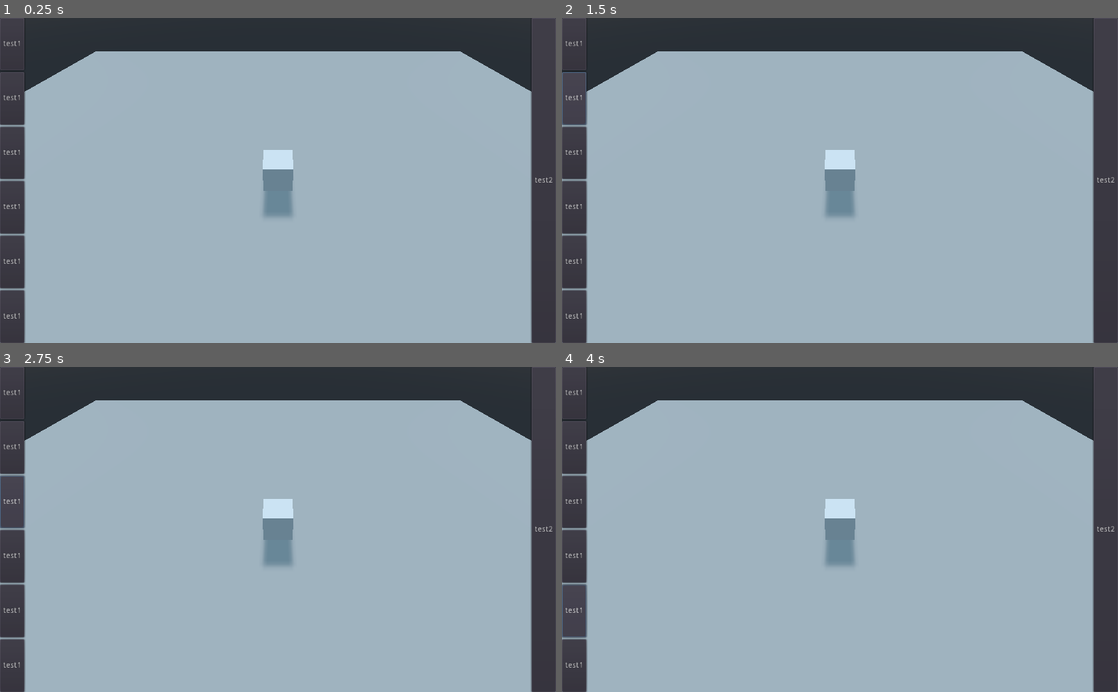
Above: before the commit, frames 1-4 (two rows, left to right).
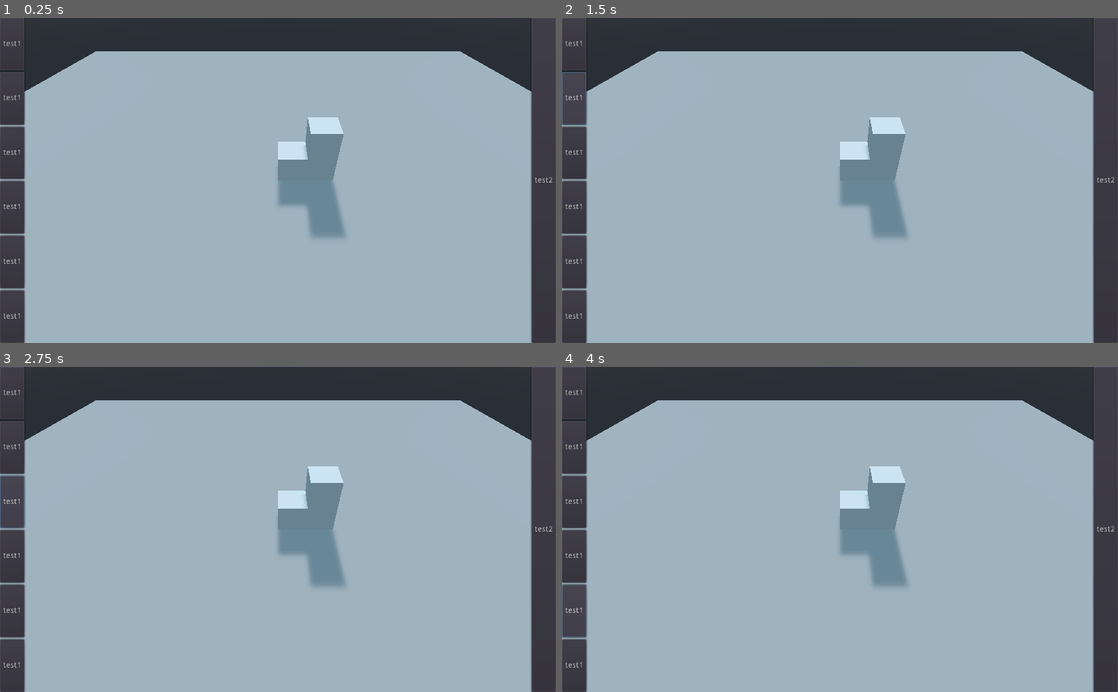
Above: after the commit, the same moments.

Repository: ljhs-games/godoxel
Game: Godot game, scene res://Main.tscn
The game is run twice, just before and just after one commit, with the same random seed, the same clock (stepped at 60 frames per second) and the same inputs.
Inputs:
- Up to frame 1 (0.25 s): no input
- Up to frame 2 (1.5 s): click "test1" at 0.5 s; click "test1" at 1.25 s
- Up to frame 3 (2.75 s): click "test1" at 2 s
- Up to frame 4 (4 s): click "test1" at 2.75 s; click "test1" at 3.5 s

The runs differ from the first frame. In frame 1, 3.4% of the frame differs, in the area x 47-62%, y 30-68%; in frame 2, 3.4%; in frame 3, 3.4%; in frame 4, 3.4%.

Commit message:
Add basic voxel mesh generation

Diff:
--- a/src/Main.tscn
+++ b/src/Main.tscn
@@ -1,8 +1,9 @@
-[gd_scene load_steps=9 format=2]
+[gd_scene load_steps=10 format=2]
 
 [ext_resource path="res://camera/CameraController.gd" type="Script" id=1]
 [ext_resource path="res://camera/StateNormal.gd" type="Script" id=2]
 [ext_resource path="res://FadingPlane.gd" type="Script" id=3]
+[ext_resource path="res://Voxels.gd" type="Script" id=4]
 
 [sub_resource type="Shader" id=1]
 code = "shader_type spatial;
@@ -77,6 +78,7 @@
 [node name="Main" type="Spatial"]
 
 [node name="GUI" type="CanvasLayer" parent="."]
+editor/display_folded = true
 
 [node name="HSplitContainer" type="HSplitContainer" parent="GUI"]
 anchor_right = 1.0
@@ -167,10 +169,10 @@
 
 [node name="FadeTween" type="Tween" parent="FadingPlane"]
 
-[node name="Cube" type="MeshInstance" parent="."]
-transform = Transform( 1, 0, 0, 0, 1, 0, 0, 0, 1, 0, 0.5, 0 )
+[node name="Voxels" type="MeshInstance" parent="."]
 mesh = SubResource( 4 )
 material/0 = SubResource( 5 )
+script = ExtResource( 4 )
 
 [node name="DirectionalLight" type="DirectionalLight" parent="."]
 transform = Transform( 1, 0, 0, 0, -0.766044, 0.642788, 0, -0.642788, -0.766044, 0, 11, -17 )
--- /dev/null
+++ b/src/Voxels.gd
@@ -0,0 +1,70 @@
+extends MeshInstance
+
+const default_color = Color(0.8, 0.8, 0.8)
+export (Material) var material = SpatialMaterial.new()
+
+class Quad:
+	var vertices: PoolVector3Array
+
+	func _init(vertices: Array):
+		self.vertices = PoolVector3Array(vertices)
+
+	func add_vertices(st: SurfaceTool):
+		assert( vertices.size() == 4 )
+		st.add_vertex(vertices[0])
+		st.add_vertex(vertices[1])
+		st.add_vertex(vertices[2])
+		st.add_vertex(vertices[3])
+		st.add_vertex(vertices[0])
+		st.add_vertex(vertices[2])
+
+class Voxel:
+	var color: Color
+	var position: Vector3
+
+	func _init(color = default_color, position = Vector3()):
+		self.color = color
+		self.position = position
+
+	func get_vertices() -> PoolVector3Array:
+		var to_return = []
+		to_return.append(Vector3(self.position.x, self.position.y, self.position.z))
+		to_return.append(Vector3(self.position.x + 1, self.position.y, self.position.z))
+		to_return.append(Vector3(self.position.x + 1, self.position.y, self.position.z - 1))
+		to_return.append(Vector3(self.position.x, self.position.y, self.position.z - 1))
+
+		to_return.append(Vector3(self.position.x, self.position.y + 1, self.position.z))
+		to_return.append(Vector3(self.position.x + 1, self.position.y + 1, self.position.z))
+		to_return.append(Vector3(self.position.x + 1, self.position.y + 1, self.position.z - 1))
+		to_return.append(Vector3(self.position.x, self.position.y + 1, self.position.z - 1))
+		return PoolVector3Array(to_return)
+
+	func add_vertices(st: SurfaceTool):
+		var v = self.get_vertices()
+		Quad.new([v[0], v[1], v[2], v[3]]).add_vertices(st)
+		Quad.new([v[5], v[6], v[2], v[1]]).add_vertices(st)
+		Quad.new([v[0], v[4], v[5], v[1]]).add_vertices(st)
+		Quad.new([v[3], v[7], v[4], v[0]]).add_vertices(st)
+		Quad.new([v[6], v[7], v[3], v[2]]).add_vertices(st)
+		Quad.new([v[7], v[6], v[5], v[4]]).add_vertices(st)
+
+var voxels = [Voxel.new(), Voxel.new(Color(1,0,0), Vector3(1,0,0)), Voxel.new(Color(0,1,0), Vector3(1,1,0))]
+
+func _ready():
+	mesh = build_mesh(voxels, material)
+
+static func build_mesh(voxels, material) -> ArrayMesh:
+	var st = SurfaceTool.new()
+
+	material.vertex_color_use_as_albedo = true
+
+	st.begin(Mesh.PRIMITIVE_TRIANGLES)
+	st.set_material(material)
+
+	for vox in voxels:
+		st.add_color(vox.color)
+		vox.add_vertices(st)
+
+	st.generate_normals()
+	st.index()
+	return st.commit()
